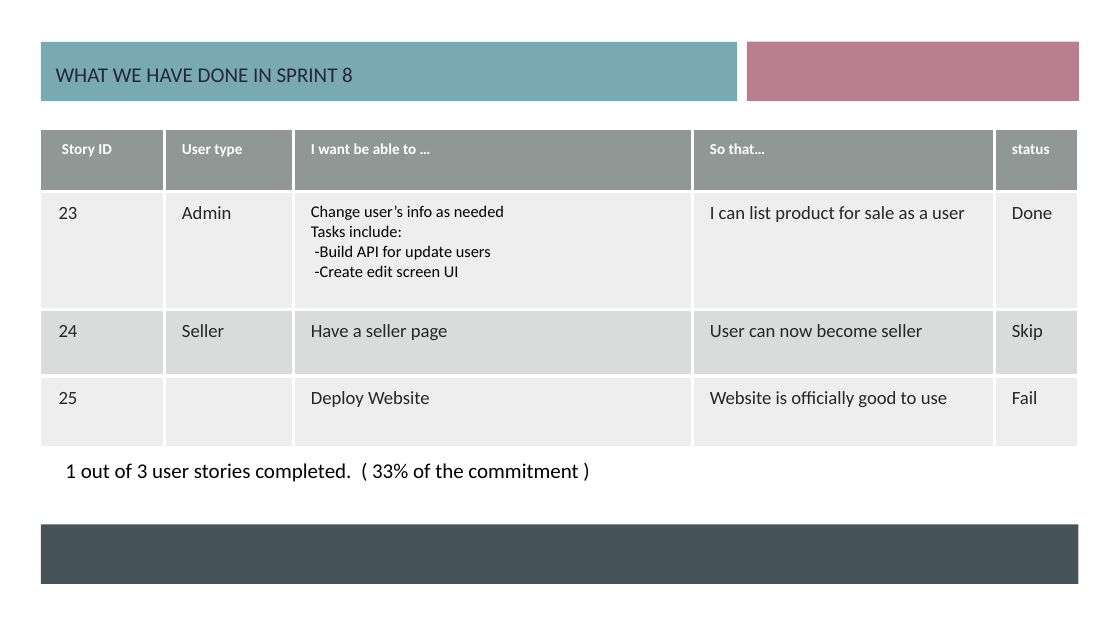
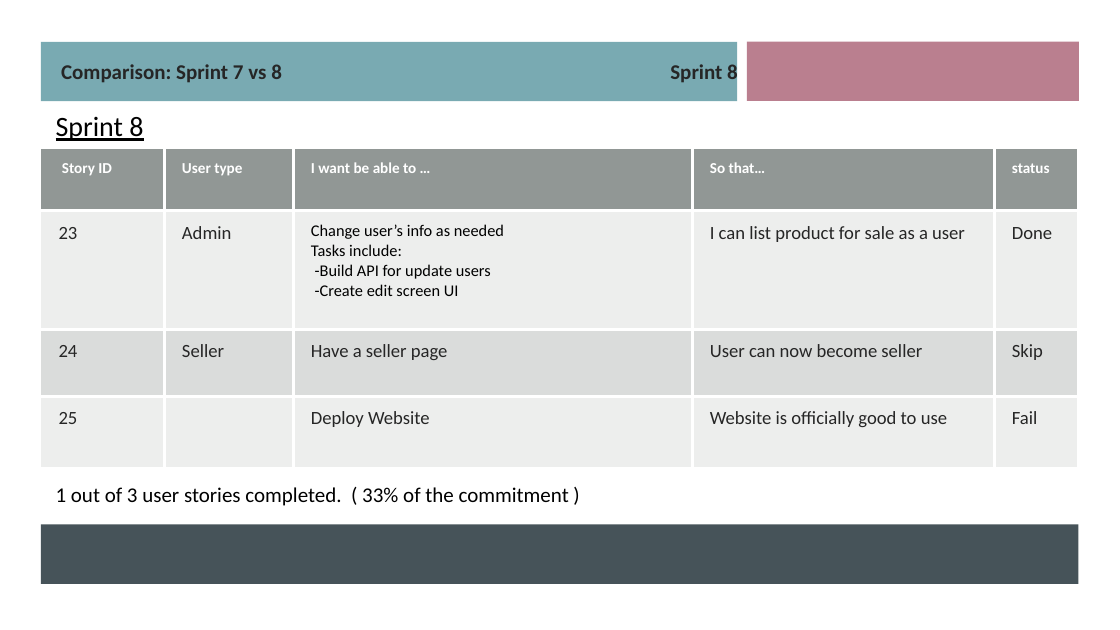
Before and after one commit to Xu12345-sophie/CS691TeamDice, a slide deck: slide 10 of Deliverable8/PCBuilder Web Application Sprint 8.pptx. Drawn at 1120x630 pixels with LibreOffice and Linux fonts; fonts in the diff are those of the drawing. Boxes give left, top, right and bottom in pixels: in the first picture for what was removed or moved away, otherwise in the second. Text is boxed around its words. In the diff, an @@ line names an element or a change of style, - is before the commit and + after.

```diff
--- a/Deliverable8/PCBuilder Web Application Sprint 8.pptx
+++ b/Deliverable8/PCBuilder Web Application Sprint 8.pptx
@@ text removed at bbox=[56, 67, 353, 82] @@
-WHAT WE HAVE DONE IN SPRINT 8
@@ text added at bbox=[61, 61, 738, 85], 18 pt, text #262626, bold @@
+Comparison: Sprint 7 vs 8 Sprint 8
@@ text added at bbox=[56, 117, 143, 141], 24 pt, text #000000, underline @@
+Sprint 8
@@ table: place and size @@
-table at bbox=[41, 130, 1080, 449]
+table at bbox=[41, 149, 1080, 467]
@@ text "1 out of 3 user ...": place and size @@
-text "1 out of 3 user ..." at bbox=[65, 463, 578, 482]
+text "1 out of 3 user ..." at bbox=[56, 487, 569, 506]
```
Also in this commit, not shown: 6 other slides changed, 1 other file.
